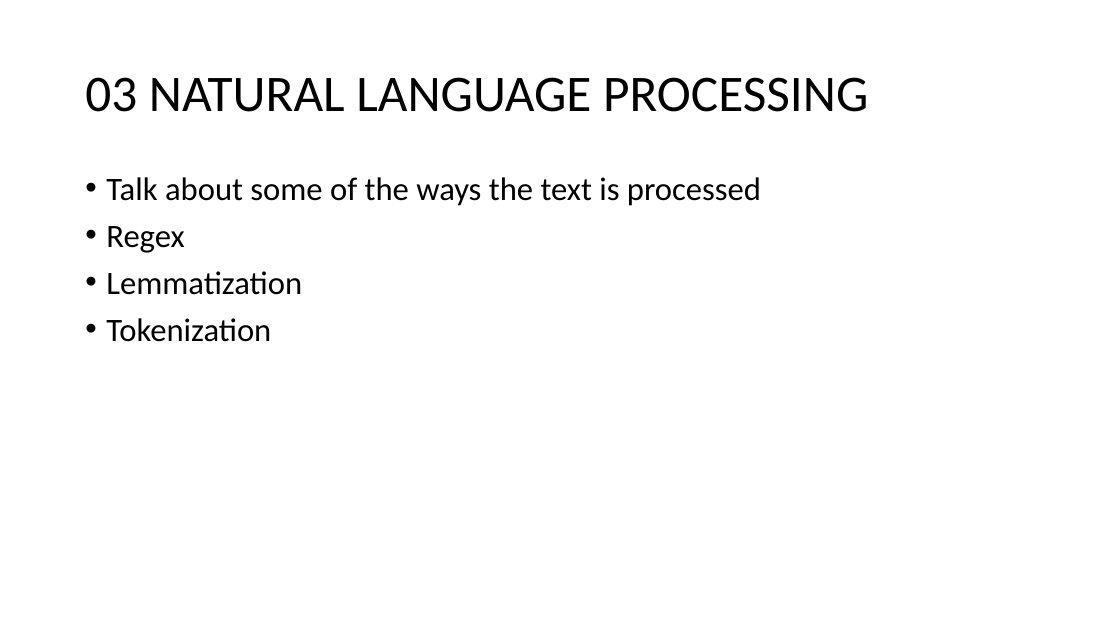
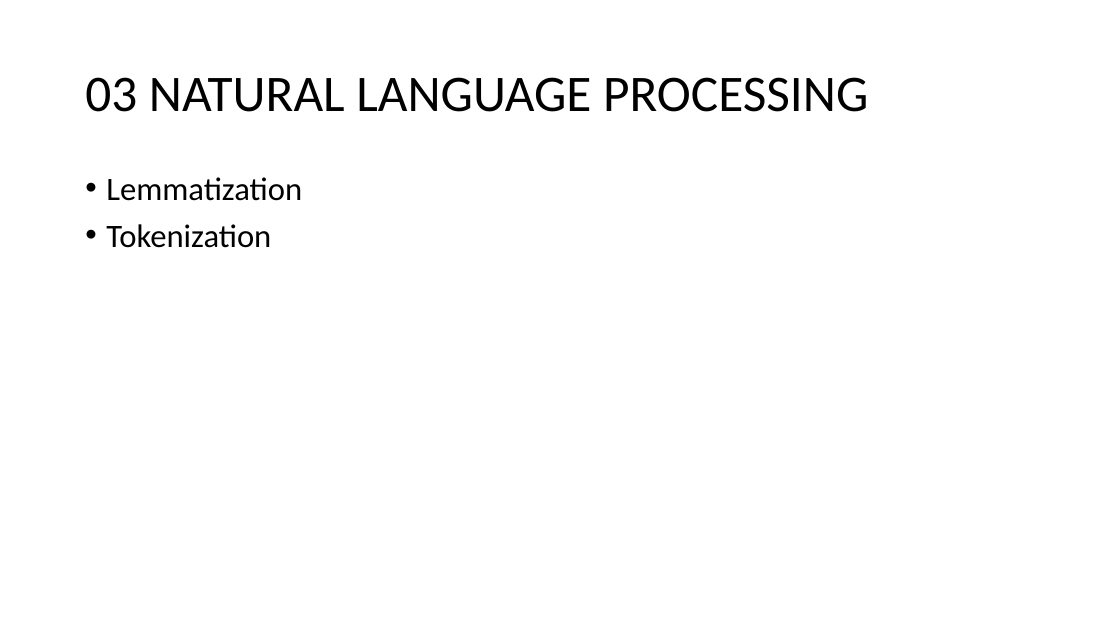
Before and after one commit to sstarkjr/NLP-food-safety-classification, a slide deck: slide 8 of Presentation.pptx. Drawn at 1120x630 pixels with LibreOffice and Linux fonts; fonts in the diff are those of the drawing. Boxes give left, top, right and bottom in pixels: in the first picture for what was removed or moved away, otherwise in the second. Text is boxed around its words. In the diff, an @@ line names an element or a change of style, - is before the commit and + after.

Commit message:
powerpoint updates

```diff
--- a/Presentation.pptx
+++ b/Presentation.pptx
@@ text at (x1=106, y1=177, x2=761, y2=253): paragraphs removed @@
-• Talk about some of the ways the text is processed
-• Regex
```
